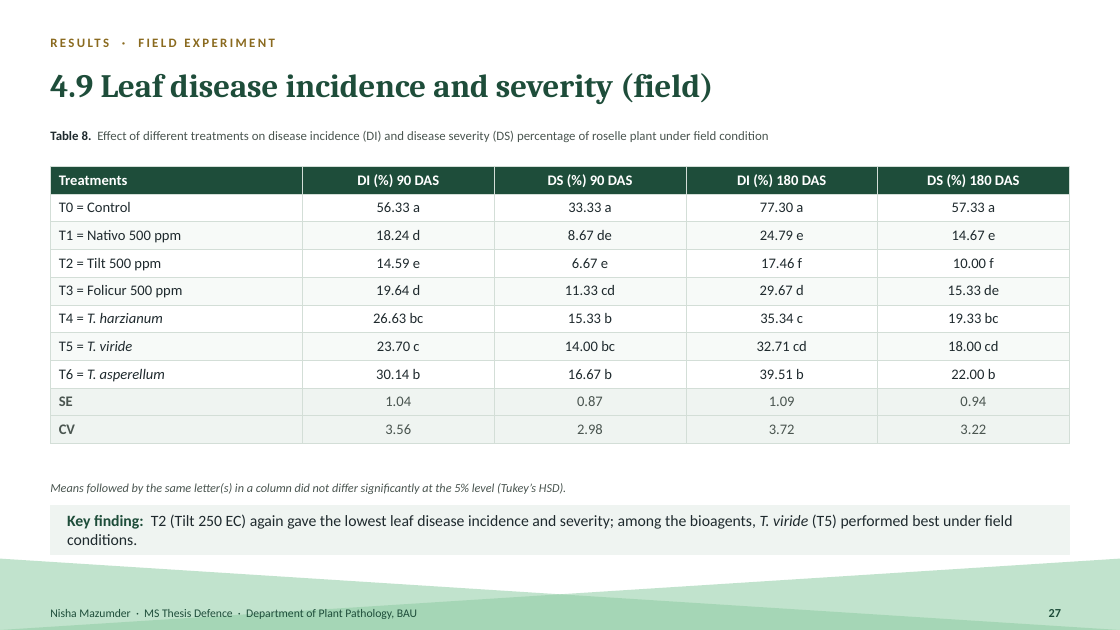
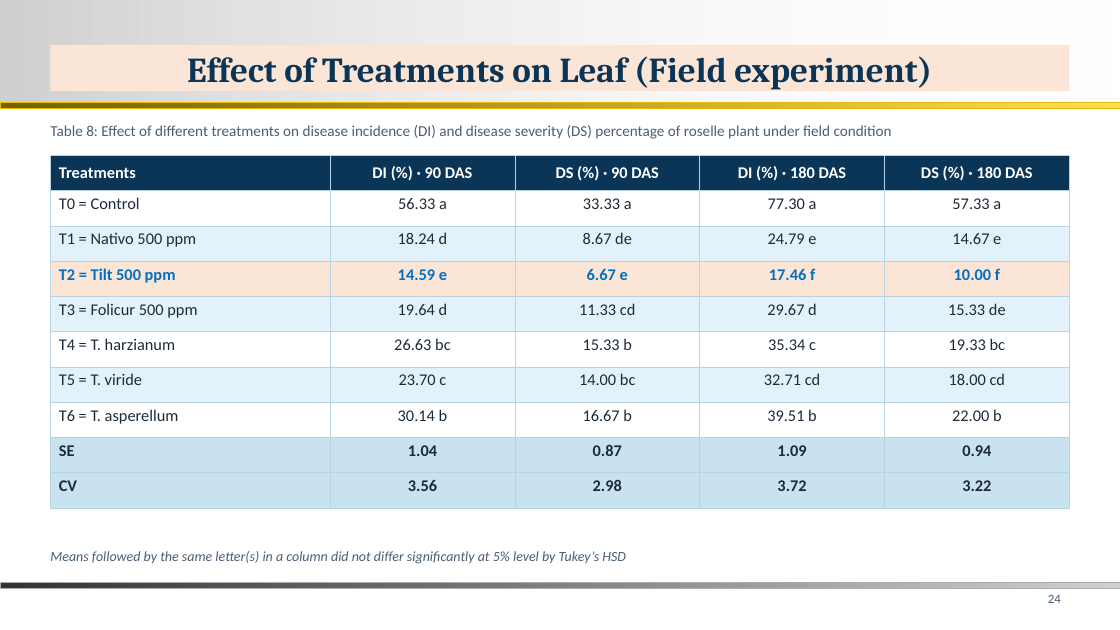
Before and after one commit to bipro-b/nm-documenents, a slide deck: slide 24 of docs/Nisha_MS_Thesis_Defence.pptx (slide 27 before the commit). Drawn at 1120x630 pixels with LibreOffice and Linux fonts; fonts in the diff are those of the drawing; background and template pictures are left out. Boxes give left, top, right and bottom in pixels: in the first picture for what was removed or moved away, otherwise in the second. Text is boxed around its words. In the diff, an @@ line names an element or a change of style, - is before the commit and + after.

```diff
--- a/docs/Nisha_MS_Thesis_Defence.pptx
+++ b/docs/Nisha_MS_Thesis_Defence.pptx
@@ rectangle added at (0,0,1120,103), fill gradient #D0D0D0 to #FFFFFF @@
@@ rectangle added at (50,45,1070,92), fill #FBE5D6, 30 pt, text #0B3557, bold @@
+Effect of Treatments on Leaf (Field experiment)
@@ text removed at (138,38,275,47) @@
-RESULTS · FIELD EXPERIMENT
@@ title at (352,56,821,84): text changed; size 28 to 30 pt; text colour #1E4D3A to #0B3557 @@
-4.9 Leaf disease incidence and severity (field)
+4.9 Leaf disease — field condition
@@ rectangle added at (0,103,1120,108), fill gradient #766000 to #FFDE53, outline #E8BC00 0.26 pt @@
@@ text at (50,125,892,139): text changed; size 11 to 13 pt; text colour #4A5550 to #4A5F73 @@
-Table 8. Effect of different treatments on disease incidence (DI) and disease severity (DS) percentage of roselle plant under field condition
+Table 8: Effect of different treatments on disease incidence (DI) and disease severity (DS) percentage of roselle plant under field condition
@@ table at (50,155,1070,508) @@
-row 1: Treatments | DI (%) 90 DAS | DS (%) 90 DAS | DI (%) 180 DAS | DS (%) 180 DAS
+row 1: Treatments | DI (%) · 90 DAS | DS (%) · 90 DAS | DI (%) · 180 DAS | DS (%) · 180 DAS
@@ fill #1E4D3A to #0B3557 in row 1 @@
@@ fill #F7FAF8 to #E3F2FA in 15 cells @@
@@ fill #FFFFFF to #FBE5D6 in row 4 @@
@@ fill #EFF4F1 to #C9E2F0 in 10 cells @@
@@ size 12.5 to 14 pt in "Treatments", "T0 = Control", "56.33 a", "33.33 a" and 42 more places @@
@@ text colour #1F2A2E to #1C2B3A in "T0 = Control", "56.33 a", "33.33 a", "77.30 a" and 26 more places @@
@@ text colour #1F2A2E to #0070C0 in "T2 = Tilt 500 ppm", "14.59 e", "6.67 e", "17.46 f" and 1 more places @@
@@ bold on in "T2 = Tilt 500 ppm", "14.59 e", "6.67 e", "17.46 f" and 9 more places @@
@@ italic off in "T. harzianum", "T. viride", "T. asperellum" @@
@@ text colour #4A5550 to #1C2B3A in "SE", "1.04", "0.87", "1.09" and 6 more places @@
@@ borders changed @@
@@ table: place and size @@
-table at (50,166,1069,438)
+table at (50,155,1070,508)
@@ rectangle removed at (50,506,1070,555) @@
@@ text removed at (67,514,1013,545) @@
-Key finding: T2 (Tilt 250 EC) again gave the lowest leaf disease incidence and severity; among the bioagents, T. viride (T5) performed best under field conditions.
@@ right triangle removed at (0,559,1120,630) @@
@@ right triangle removed at (0,559,1120,630) @@
@@ text at (50,551,626,564): text changed; size 10.5 to 12 pt; text colour #4A5550 to #4A5F73 @@
-Means followed by the same letter(s) in a column did not differ significantly at the 5% level (Tukey’s HSD).
+Means followed by the same letter(s) in a column did not differ significantly at 5% level by Tukey’s HSD
@@ text "Means followed by the same ..." at (50,551,626,564): vertical alignment middle to top @@
@@ rectangle added at (0,582,1120,588), fill gradient #333333 to #D0D0D0, outline #ABABAB 0.26 pt @@
@@ page number added at (1048,594,1061,603), 11 pt, text #4A5F73 @@
+24
@@ text removed at (50,609,417,619) @@
-Nisha Mazumder · MS Thesis Defence · Department of Plant Pathology, BAU
@@ page number removed at (1049,609,1061,617) @@
-27
```
Also in this commit, not shown: 30 other slides changed, 6 slides added, 7 slides removed, 1 other file.
